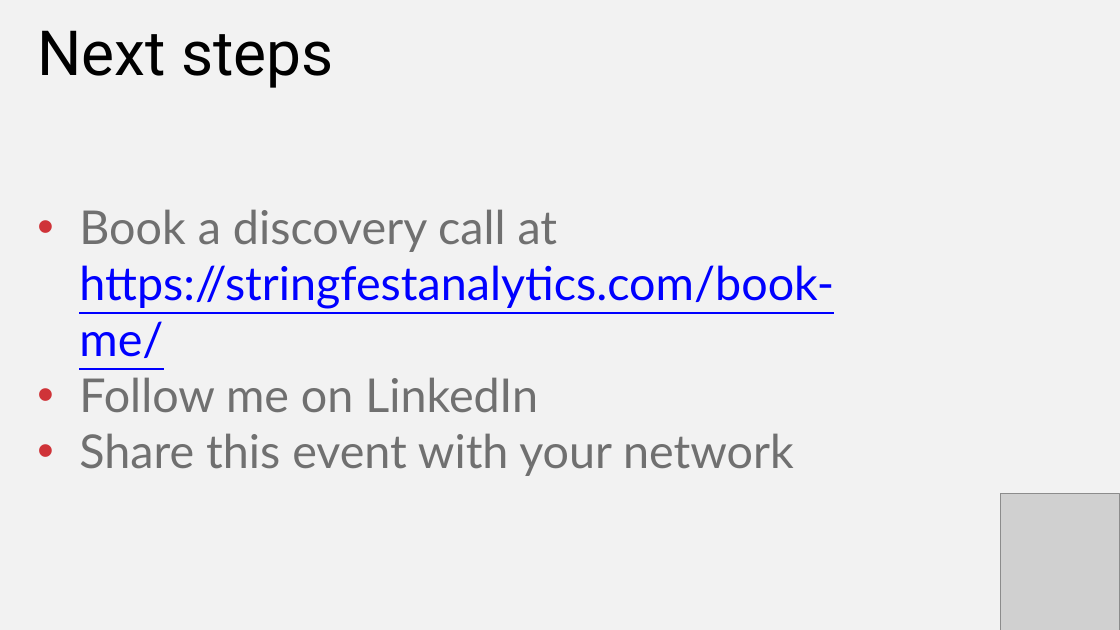
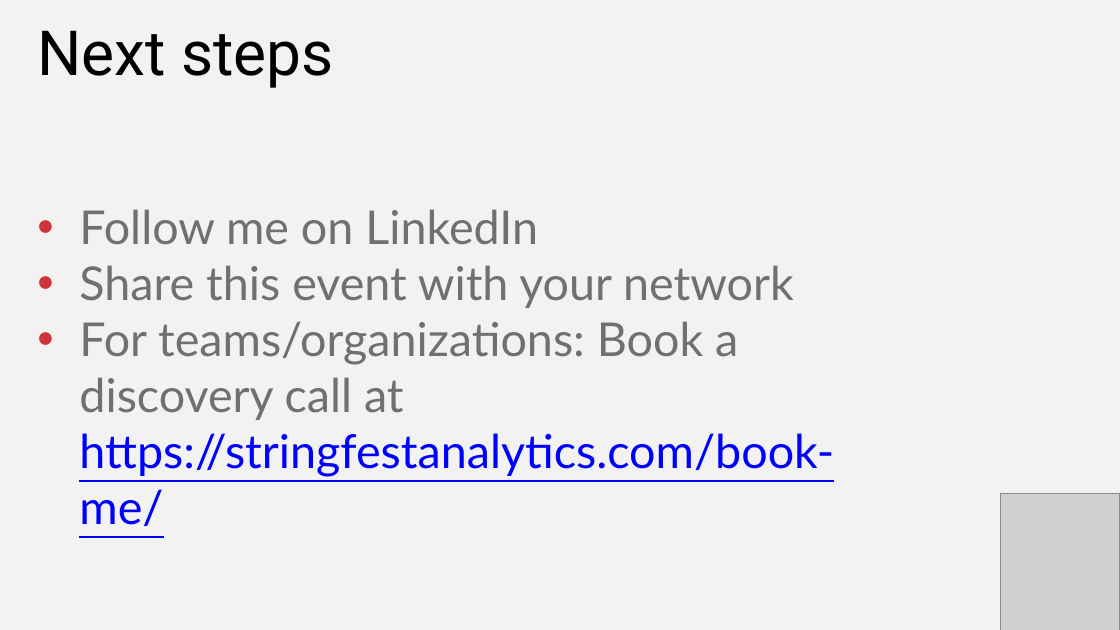
Before and after one commit to stringfestdata/modern-excel-demo-day, a slide deck: slide 15 of modern-excel-demo-day.pptx (slide 21 before the commit). Drawn at 1120x630 pixels with LibreOffice and Linux fonts; fonts in the diff are those of the drawing; grey boxes stand for pictures. Boxes give left, top, right and bottom in pixels: in the first picture for what was removed or moved away, otherwise in the second. Text is boxed around its words. In the diff, an @@ line names an element or a change of style, - is before the commit and + after.

```diff
--- a/modern-excel-demo-day.pptx
+++ b/modern-excel-demo-day.pptx
@@ text at <box>79,209,834,358</box>: paragraph removed @@
-• Book a discovery call at https://stringfestanalytics.com/book-me/
@@ text at <box>79,321,834,477</box>: paragraph added @@
+• For teams/organizations: Book a discovery call at https://stringfestanalytics.com/book-me/
```
Also in this commit, not shown: 1 other slide changed, 1 slide added, 7 slides removed, 1 other file.
